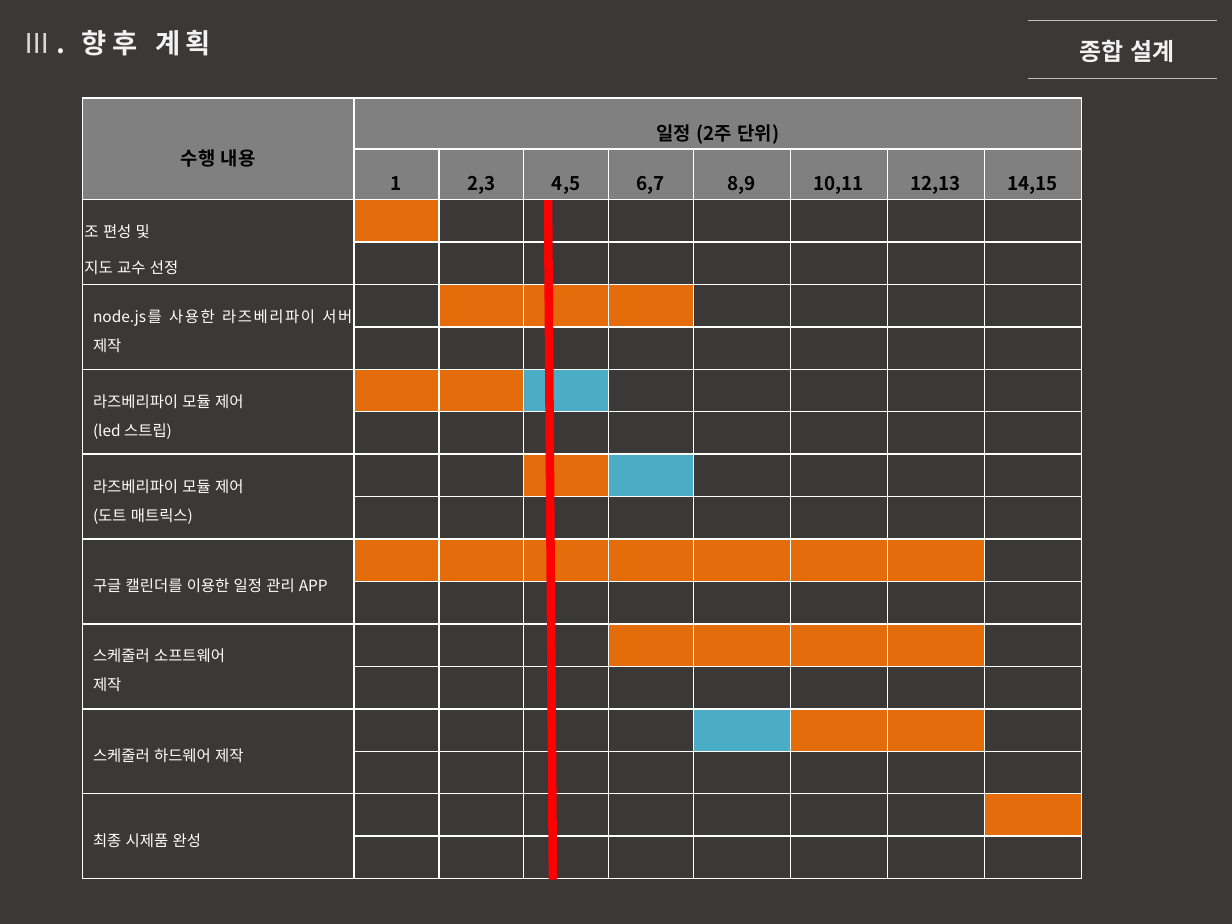
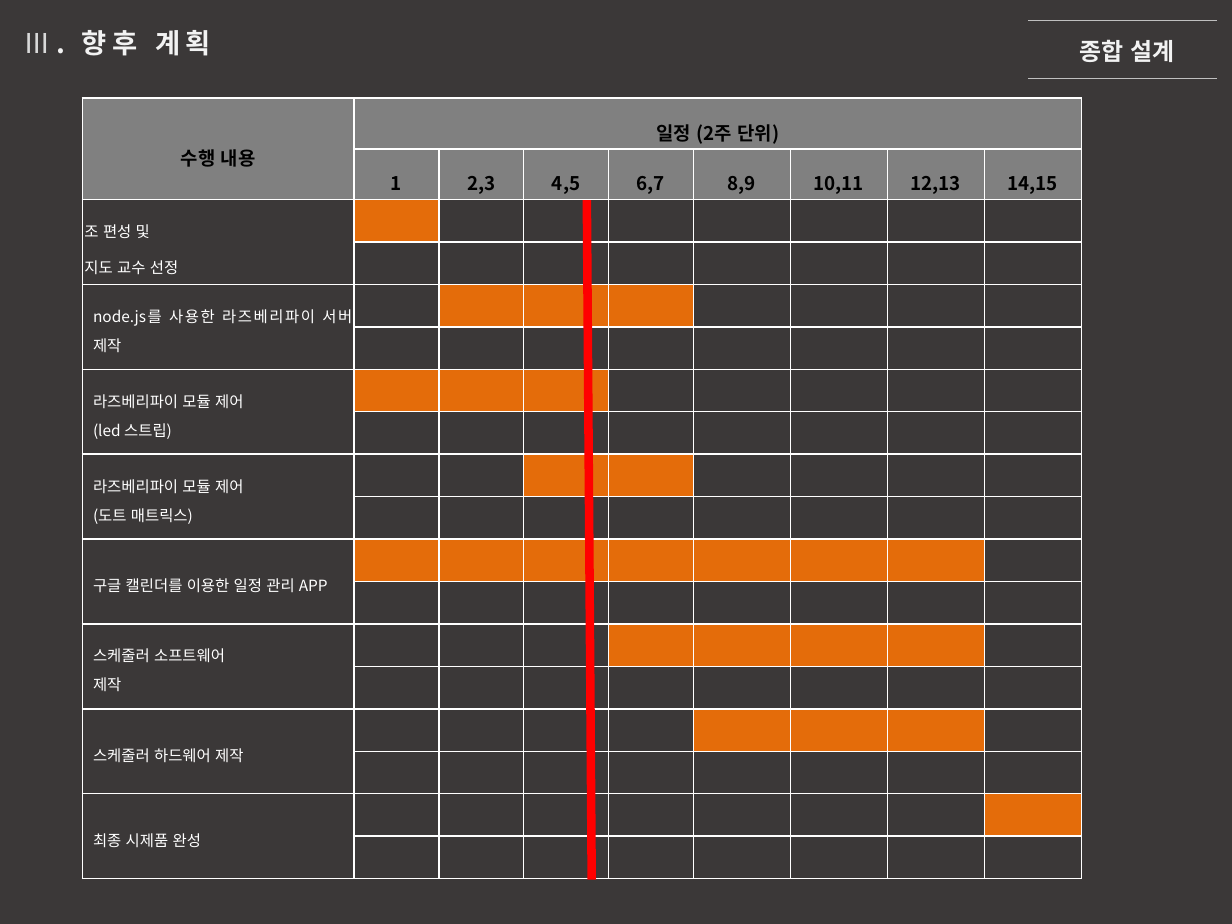
Before and after one commit to SekyuShin/FinalProject_saveFile, a slide deck: slide 22 of weeks_4/190402 종합설계 임예지_1.pptx (slide 25 before the commit). Drawn at 1232x924 pixels with LibreOffice and Linux fonts; fonts in the diff are those of the drawing. Boxes give left, top, right and bottom in pixels: in the first picture for what was removed or moved away, otherwise in the second. Text is boxed around its words. In the diff, an @@ line names an element or a change of style, - is before the commit and + after.

```diff
--- a/weeks_4/190402 종합설계 임예지_1.pptx
+++ b/weeks_4/190402 종합설계 임예지_1.pptx
@@ table at (83, 99, 1084, 880) @@
@@ fill #4BACC6 to #E46C0A in 3 cells @@
@@ line moved from (548, 200) - (553, 880) to (586, 200) - (591, 880) @@
```
Also in this commit, not shown: 2 other slides changed, 3 slides removed, 2 other files.
